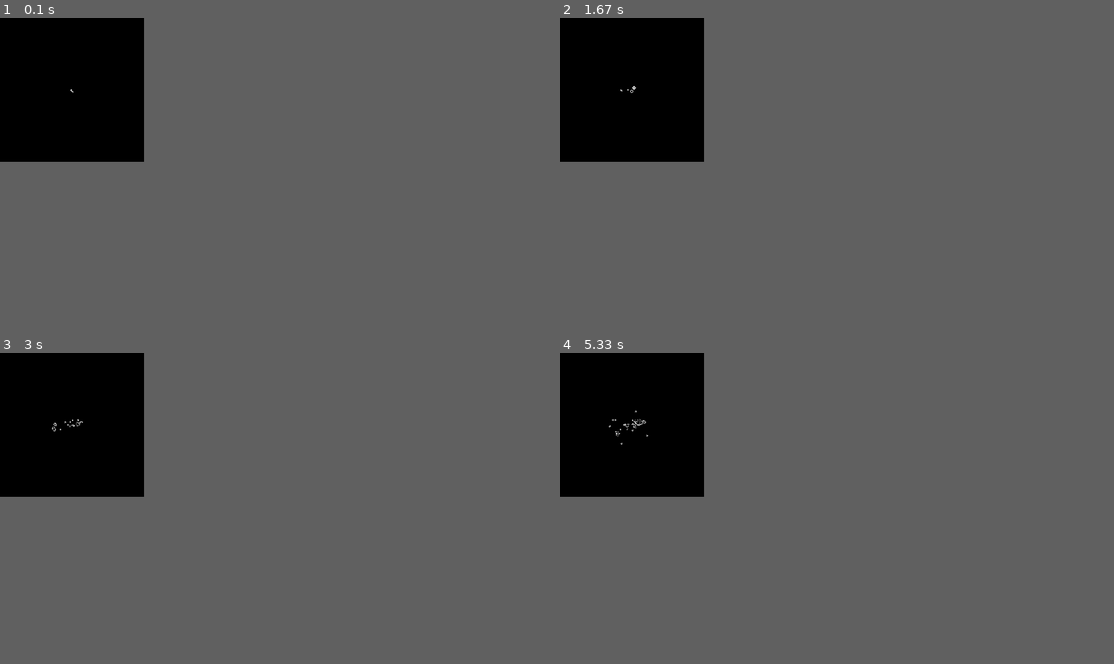
Above: before the commit, frames 1-4 (two rows, left to right).
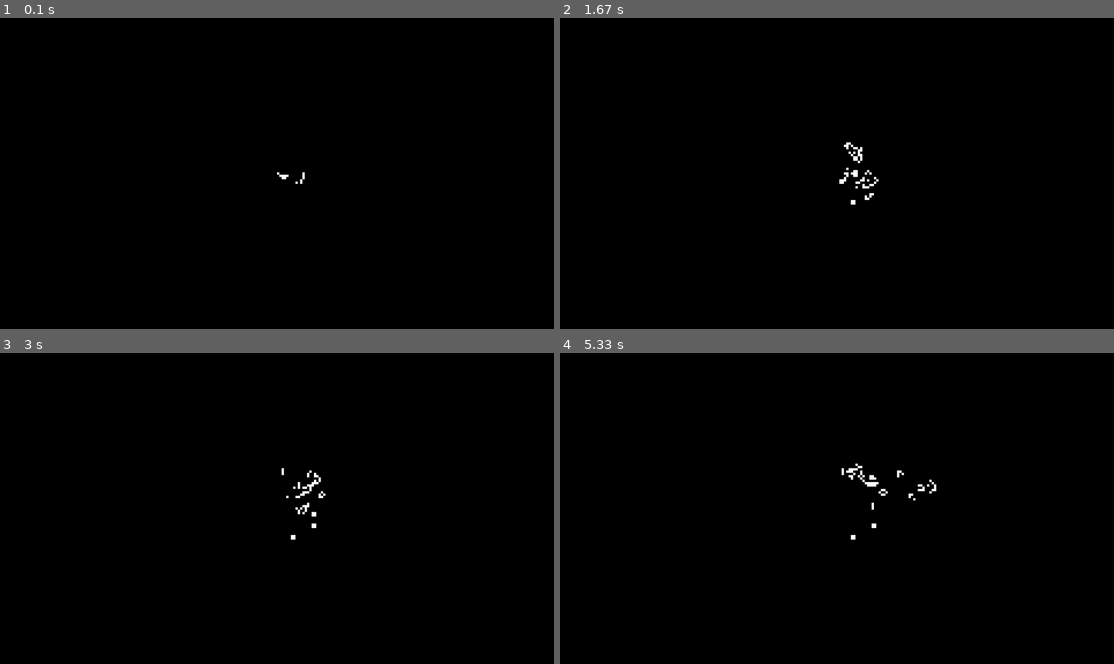
Above: after the commit, the same moments.

Repository: Pixel-Tomiii/game-of-life-pygame
Game: pygame game, started from game_of_life.py
Same seed, same stepped clock (60 frames per second), same inputs: the game is played once before the commit and once after it.
Inputs (mouse positions are in pixels of both pictures, inside the frame that each line leads up to):
- Up to frame 1 (0.1 s): no input
- Up to frame 2 (1.67 s): tap Space at 0.33, 1.07, 1.37, 1.57 s; press the mouse at (903, 201) at 0.7 s; move the mouse to (798, 129) at 0.8 s; release the mouse at (692, 58) at 0.93 s; move the mouse to (848, 67) at 1.03 s; move the mouse to (837, 210) at 1.53 s
- Up to frame 3 (3 s): tap Space at 1.87, 2.07, 2.37, 2.57, 2.87 s; move the mouse to (188, 405) at 2.03 s; move the mouse to (448, 502) at 2.53 s
- Up to frame 4 (5.33 s): move the mouse to (1030, 570) at 3.1 s; tap Space at 3.13, 3.43, 3.63, 3.93, 4.13, 4.43, 4.63, 4.93, 5.3 s; move the mouse to (704, 564) at 3.6 s; move the mouse to (753, 598) at 4.1 s; move the mouse to (953, 468) at 4.6 s; move the mouse to (1030, 505) at 5.27 s
In our replay, the window is 234x234 before the commit and 900x506 after it. These sizes can differ from the game's own. Grey fills any space a smaller window leaves; there, only what the larger window draws over its background counts as a difference.

The runs differ from the first frame. In frame 1, less than 0.1% of the frame differs, in the area x 12-55%, y 22-54%; in frame 2, 0.3%; in frame 3, 0.3%; in frame 4, 0.4%, in the area x 8-68%, y 18-61%.

Commit message:
Allow drawing of cells when paused

Diff:
--- a/game_of_life.py
+++ b/game_of_life.py
@@ -85,24 +85,39 @@
 
     return new_cells
 
+def render(display, cells, width, height):
+    # Initialise grid for writing to each frame.
+    grid = numpy.zeros((width, height), dtype=int)
+
+    # Insert cells into grid.
+    for x, y in cells:
+        if 0 <= x < width and 0 <= y < height:
+            grid[x, y] = 255
+
+    # Update screen.
+    cell_image = pygame.surfarray.make_surface(grid.repeat(cell_size, axis=0).repeat(cell_size, axis=1))
+
+    display.blit(cell_image, (0, 0))
+    pygame.display.update()
+
 # Initialise window features.
 pygame.init()
-screen_width = 500
-screen_height = 500
+screen_width = 1920
+screen_height = 1080
 display = pygame.display.set_mode((screen_width, screen_height), pygame.HWSURFACE)
 display.fill(0)
 
 # Initialise cell dimensions.
 min_size = 1
 max_size = 16
-cell_size = 2
+cell_size = 8
 
 # Initialise grid boundaries. Round down and add bleeding.
 grid_width = (screen_width // cell_size)
 grid_height = (screen_height // cell_size)
 
 # Game variables.
-cells = load_pattern(grid_width // 2, grid_height // 2, "r")
+cells = load_pattern(grid_width // 2, grid_height // 2, "blom")
 #cells = random_cells(grid_width-1, grid_height-1)
 
 # Game loop modifiers.
@@ -110,9 +125,11 @@
 last = time.time()
 interval = 0
 frames = 0
-running = True
+running = False
+draw = False
 
 start = time.time()
+render(display, cells, grid_width, grid_height)
 # Game loop.
 while True:
     # Loop through events.
@@ -126,11 +143,15 @@
                 print(f"fps: {round(frames / (time.time() - start), 1)}")
                 os._exit(0)
             # Space bar to pause.
-            elif event.key == pygame.K_SPACE:
+            elif event.key == pygame.K_SPACE and not draw:
                 running = not running
 
         # Mouse button pressed events.
         elif event.type == pygame.MOUSEBUTTONDOWN:
+            # Draw a cell when paused.
+            if event.button == 1 and not running:
+                draw = True
+
             # Zooming in.
             if event.button == 4:
                 pass
@@ -143,6 +164,21 @@
             print(f"fps: {round(frames / (time.time() - start), 1)}")
             os._exit(0)
 
+        elif event.type == pygame.MOUSEMOTION:
+            if draw:
+                x, y = event.pos
+                grid_x = x // cell_size
+                grid_y = y // cell_size
+
+                cells.add((grid_x, grid_y))
+                render(display, cells, grid_width, grid_height)
+
+        # Mouse button up events.
+        elif event.type == pygame.MOUSEBUTTONUP:
+            # Stop drawing cells.
+            if event.button == 1:
+                draw = False
+
     # Go back to start if it's not time for a new frame.
     current = time.time()
     if not running or current - last < interval:
@@ -150,17 +186,6 @@
     last = current
     frames += 1
 
-    # Initialise grid for writing to each frame.
-    grid = numpy.zeros((grid_width, grid_height), dtype=int)
     # Updating the cells.
     cells = update(cells)
-    # Insert cells into grid.
-    for x, y in cells:
-        if 0 <= x < grid_width and 0 <= y < grid_height:
-            grid[x, y] = 255
-
-    # Update screen.
-    cell_image = pygame.surfarray.make_surface(grid.repeat(cell_size, axis=0).repeat(cell_size, axis=1))
-
-    display.blit(cell_image, (0, 0))
-    pygame.display.update()
+    render(display, cells, grid_width, grid_height)
